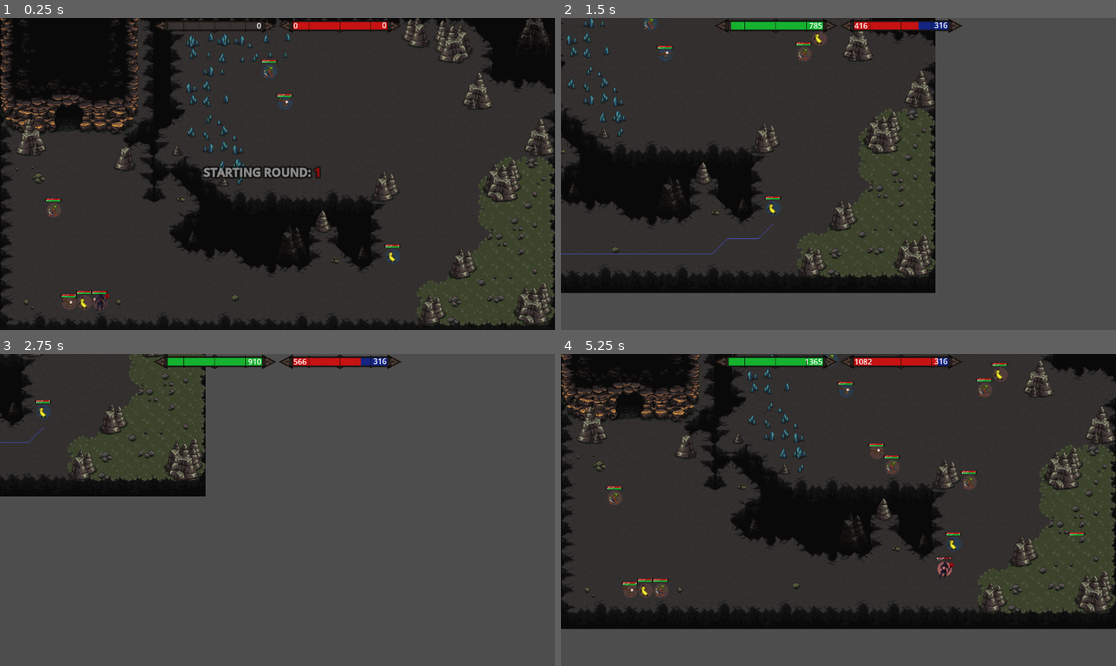
Above: before the commit, frames 1-4 (two rows, left to right).
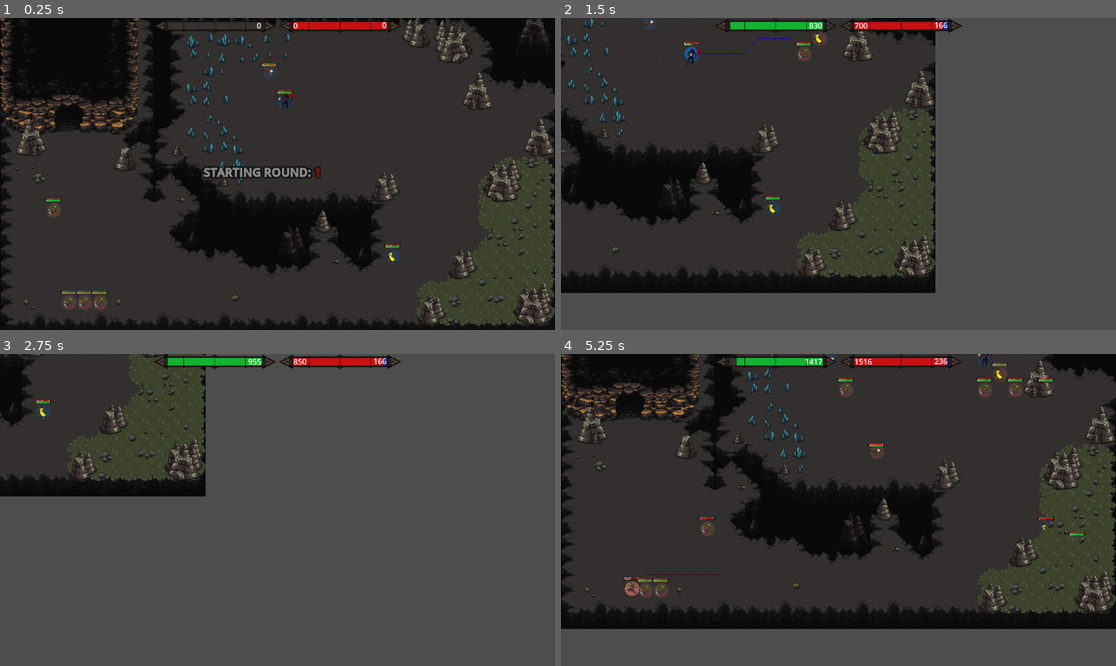
Above: after the commit, the same moments.

Repository: SeeNoirSeeNo/SeeNoHope-The-Final-Bastion
Game: Godot game, scene res://MainScenes/Battle.tscn
Same seed, same stepped clock (60 frames per second), same inputs: the game is played once before the commit and once after it.
Inputs (mouse positions are in pixels of both pictures, inside the frame that each line leads up to):
- Up to frame 1 (0.25 s): no input
- Up to frame 2 (1.5 s): move the mouse to (960, 158) at 0.52 s; hold D (Right) 0.53-1.28 s; hold U (unit) 0.53-1.28 s; click (960, 158) at 0.6 s; move the mouse to (727, 189) at 1.27 s; hold S (Down) from 1.28 s (still down); tap U (unit) at 1.35 s
- Up to frame 3 (2.75 s): click (166, 525) at 1.55 s; move the mouse to (333, 441) at 2.02 s; release S (Down) at 2.03 s; hold D (Right) from 2.03 s (still down); hold U (unit) from 2.03 s (still down); click (333, 441) at 2.1 s
- Up to frame 4 (5.25 s): move the mouse to (810, 572) at 2.77 s; release D (Right) at 2.78 s; release U (unit) at 2.78 s; hold W (Up) 2.78-3.53 s; tap U (unit) at 2.85, 4.35 s; click (810, 572) at 3.05 s; move the mouse to (1005, 556) at 3.52 s; hold U (unit) 3.53-4.28 s; hold A (Left) 3.53-5.03 s; click (1005, 556) at 3.6 s; move the mouse to (672, 463) at 4.27 s; click (672, 463) at 4.55 s; move the mouse to (866, 510) at 5.02 s; hold S (Down) from 5.03 s (still down); hold U (unit) from 5.03 s (still down); click (866, 510) at 5.1 s

The runs differ from the first frame. In frame 1, 0.4% of the frame differs, in the area x 10-54%, y 13-94%; in frame 2, 0.6%; in frame 3, 0.2%; in frame 4, 1.4%, in the area x 8-89%, y 0-78%.

Commit message:
Working

Diff:
--- /dev/null
+++ b/Agents&Tools/ColorAgent/ColorAgent.gd
@@ -0,0 +1,6 @@
+extends Node
+
+@export var damage_color : Color
+@export var player_color : Color
+@export var enemy_color : Color
+@export var heal_color : Color
--- /dev/null
+++ b/Agents&Tools/ColorAgent/ColorAgent.tscn
@@ -0,0 +1,10 @@
+[gd_scene load_steps=2 format=3 uid="uid://tq1pb50sbrsc"]
+
+[ext_resource type="Script" path="res://Agents&Tools/ColorAgent/ColorAgent.gd" id="1_r1kis"]
+
+[node name="ColorAgent" type="Node"]
+script = ExtResource("1_r1kis")
+damage_color = Color(0.788235, 0.945098, 0, 1)
+player_color = Color(0, 0, 0.756863, 1)
+enemy_color = Color(0.745098, 0, 0, 1)
+heal_color = Color(0, 0.556863, 0, 1)
--- /dev/null
+++ b/Agents&Tools/NavigationGrid/path_indicator.gd
@@ -0,0 +1 @@
+extends Line2D
--- a/Agents&Tools/Timeline/Timeline.gd
+++ b/Agents&Tools/Timeline/Timeline.gd
@@ -48,7 +48,7 @@
 		if current_unit != null:
 			timeline.append(current_unit)
 #?#		print("All units done for the round. Starting new round.")
-		start_new_round()
+		end_of_turn() #Makes all units do their end of turn action
 	else:
 
 		if current_unit != null:
@@ -85,6 +85,11 @@
 			return false
 	return true
 
+func end_of_turn():
+	for unit in timeline:
+		unit.end_of_turn_action()
+	start_new_round()
+
 func start_new_round() -> void:
 	current_round += 1
 	print("\nStarting new round: ", current_round, "\n")
--- a/Graphics & UI/Healthbar/Timelinebar.tscn
+++ b/Graphics & UI/Healthbar/Timelinebar.tscn
@@ -27,6 +27,7 @@
 vertical_alignment = 2
 
 [node name="ValueLabel" type="Label" parent="."]
+layout_mode = 0
 offset_left = 164.0
 offset_top = 0.52
 offset_right = 225.999
--- a/MainScenes/Battle.gd
+++ b/MainScenes/Battle.gd
@@ -22,13 +22,13 @@
 	connect_signals() #Connect signals for children
 	map_picker.load_map() #Load a map (at random)
 
-	unit_factory.create_unit("CaveGoblin", Vector2i(17,3), "Player", "Player", true)
-	unit_factory.create_unit("FlyingEye", Vector2i(18,5), "Player", "Player", true)
+	unit_factory.create_unit("FlyingEye", Vector2i(17,3), "Player", "Player", true)
+	unit_factory.create_unit("Necromancer", Vector2i(18,5), "Player", "Player", true)
 	unit_factory.create_unit("BananaMan", Vector2i(25,15), "Player", "Player", true)
 	unit_factory.create_unit("CaveGoblin", Vector2i(3,12), "Enemy", "Enemy", true)
-	unit_factory.create_unit("FlyingEye", Vector2i(4,18), "Enemy", "Enemy", true)
-	unit_factory.create_unit("BananaMan", Vector2i(5,18), "Enemy", "Enemy", true)
-	unit_factory.create_unit("Necromancer", Vector2i(6,18), "Enemy", "Enemy", true)
+	unit_factory.create_unit("CaveGoblin", Vector2i(4,18), "Enemy", "Enemy", true)
+	unit_factory.create_unit("CaveGoblin", Vector2i(5,18), "Enemy", "Enemy", true)
+	unit_factory.create_unit("CaveGoblin", Vector2i(6,18), "Enemy", "Enemy", true)
 
 	Audioplayer.play_music(music)
 
--- a/Units/BaseUnit/BaseUnit.gd
+++ b/Units/BaseUnit/BaseUnit.gd
@@ -15,7 +15,6 @@
 @export var attack_sound : AudioStream
 @export var death_sound : AudioStream
 @export var hit_sound : AudioStream
-@export var damage_color : Color
 @export var health_points : int
 @export var base_min_damage : int
 @export var base_max_damage : int
@@ -163,7 +162,8 @@
 		end_round()
 
 
-
+func end_of_turn_action():
+	pass
 
 
 
@@ -172,7 +172,7 @@
 		target.take_damage(dmg)
 
 func take_damage(damage):
-	healthbar.create_floating_label(damage, damage_color, label_velocity, label_duration) #last 2 param make me unhappy
+	healthbar.create_floating_label(damage, ColorAgent.damage_color, label_velocity, label_duration) #last 2 param make me unhappy
 	current_health_points -= damage
 	if current_health_points <= 0:
 		current_health_points = 0
@@ -282,13 +282,18 @@
 	#Set Damage
 	min_damage = base_min_damage
 	max_damage = base_max_damage
-	#Populate Actions Dict
+	#Populate Actions Dict and make sure wait has the correct cost
 	actions = {
 		"move": move_cost,
 		"attack": attack_cost,
-		"wait": wait_cost,
 	}
-
+	var lowest_cost = INF #Find lowest cost among actions
+	for cost in actions.values():
+		if cost < lowest_cost:
+			lowest_cost = cost
+	wait_cost = lowest_cost - 1 #Substract 1 from it
+	actions["wait"] = wait_cost #New waiting cost
+	print(wait_cost)
 
 func pay_movement_cost_and_update_path() -> Array[Vector2i]:
 	if active_path.size() <= 1:
@@ -312,6 +317,7 @@
 	update_TU_bar(self)
 
 
+
 func is_enemy_near() -> bool:
 	return navigation_grid.get_adjacent_units(self, group).size() > 0
 func is_alive_enemy_near() -> bool:
@@ -326,10 +332,26 @@
 
 func update_path_line():
 	path_line.clear_points()
+	if 	self.group == "Player":
+		path_line.self_modulate = ColorAgent.player_color
+	else:
+		path_line.self_modulate = ColorAgent.enemy_color
 	for point in active_path:
 		path_line.add_point(map.map_to_local(point))
+
 
 func update_healthbar(caller):
 	healthbar.update(caller)
 func update_TU_bar(caller):
 	TU_bar.update(caller)
+
+
+
+### ABILITIES ###
+func self_heal(min, max):
+	var heal_amount = randi_range(min, max)
+	current_health_points += heal_amount
+	if current_health_points > health_points: #prevent over-healing
+		current_health_points = health_points
+	healthbar.create_floating_label(heal_amount, ColorAgent.heal_color, label_velocity, label_duration) #last 2 param make me unhappy
+	update_healthbar(self)
--- a/Units/CaveGoblin/CaveGoblin.gd
+++ b/Units/CaveGoblin/CaveGoblin.gd
@@ -1,5 +1,11 @@
 extends Unit
 
 
+var self_heal_min = 10
+var self_heal_max = 20
+
 func _init():
 	pass
+
+func end_of_turn_action():
+	self_heal(self_heal_min, self_heal_max)
--- a/Units/CaveGoblin/CaveGoblin.tscn
+++ b/Units/CaveGoblin/CaveGoblin.tscn
@@ -403,13 +403,13 @@
 attack_sound = ExtResource("2_ovvph")
 death_sound = ExtResource("2_fh3to")
 hit_sound = ExtResource("5_e4aa6")
-damage_color = Color(0.741176, 0, 0, 1)
 health_points = 150
 base_min_damage = 22
 base_max_damage = 27
 move_cost = 18
 attack_cost = 28
 wait_cost = 5
+attack_range = null
 
 [node name="CollisionShape2D" type="CollisionShape2D" parent="."]
 shape = SubResource("CircleShape2D_2pi0q")
--- a/Units/FlyingEye/FlyingEye.tscn
+++ b/Units/FlyingEye/FlyingEye.tscn
@@ -359,7 +359,6 @@
 attack_sound = ExtResource("2_777lj")
 death_sound = ExtResource("4_4imtt")
 hit_sound = ExtResource("5_2lfpl")
-damage_color = Color(0.556863, 0, 0, 1)
 health_points = 66
 base_min_damage = 12
 base_max_damage = 20
--- a/project.godot
+++ b/project.godot
@@ -18,6 +18,7 @@
 [autoload]
 
 Audioplayer="*res://Agents&Tools/AudioPlayer/audioplayer.tscn"
+ColorAgent="*res://Agents&Tools/ColorAgent/ColorAgent.tscn"
 
 [input]
 
